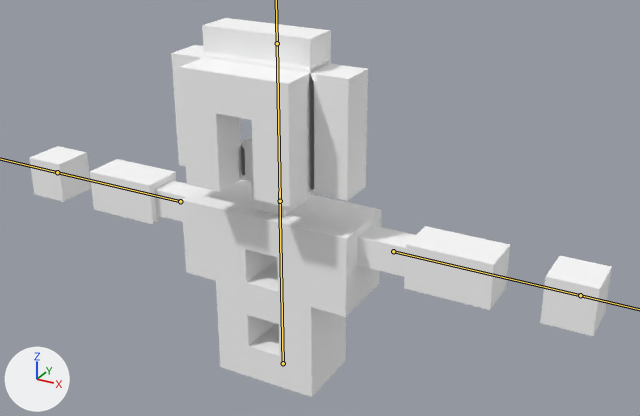
One commit to the FBX model Game/Assets/Models/Player/Player.fbx: the scene before it, then after it.
One viewpoint serves both versions: a 50 mm lens placed at (56.8, -92.2, 71.9), pointed at (1.5, 8.3, 21.6). Every picture has the same lights, and +X, +Y and +Z are marked at lower left. The bones that bend it are drawn over the model as lines.

The first picture shows 'PlayerSuit'.
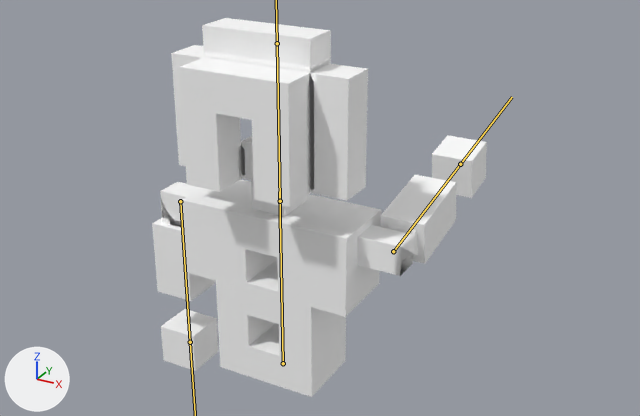
The newer file adds an action. The first version stands in its rest pose; the second is drawn at frame 3 of the action 'Action'.

What the commit changed:
Bone 'arm.L' (bone_arm_l) turns from (0, 0, 0) to (0, 0, 90) degrees about its own x, y and z.
Bone 'arm.R' (bone_arm_r) turns from (0, 0, 0) to (90, 100, 0) degrees about its own x, y and z.

Where the change shows, as pixel boxes [x1, y1, x2, y2] in the pictures (640 x 416 px):
'PlayerSuit', posed (42% narrower)
    before: [29, 18, 612, 397]
    after: [152, 18, 487, 397]
bone 'arm.L', root to tip
    before: (180, 201) to (57, 172)
    after: (180, 201) to (190, 342)
bone 'arm.R', root to tip
    before: (393, 251) to (580, 295)
    after: (393, 251) to (460, 164)
